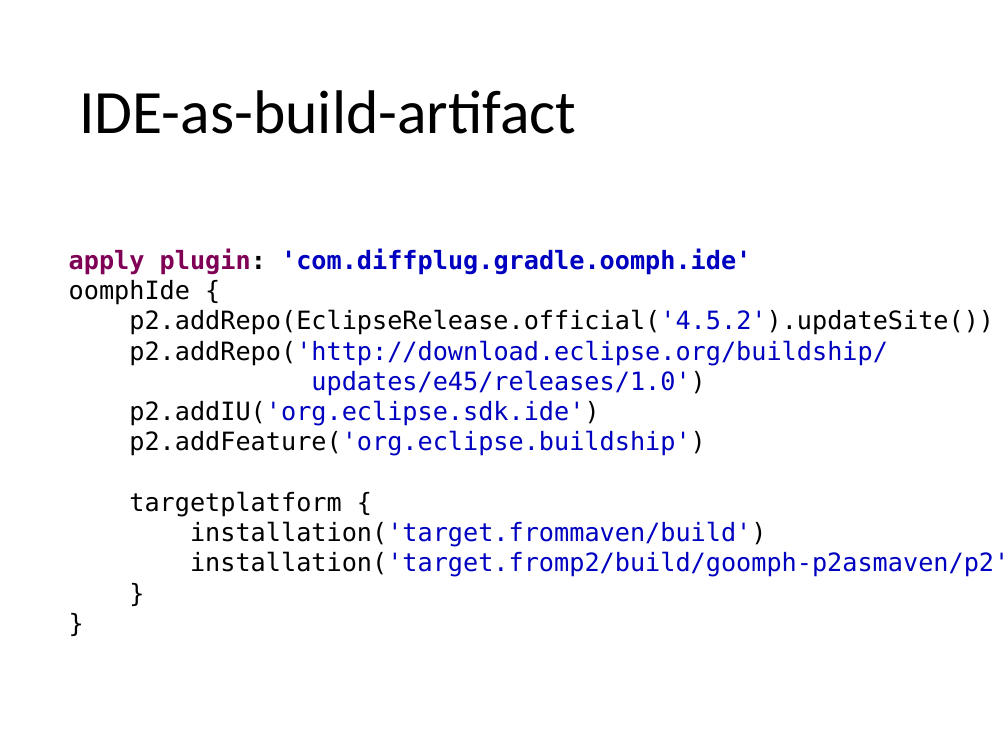
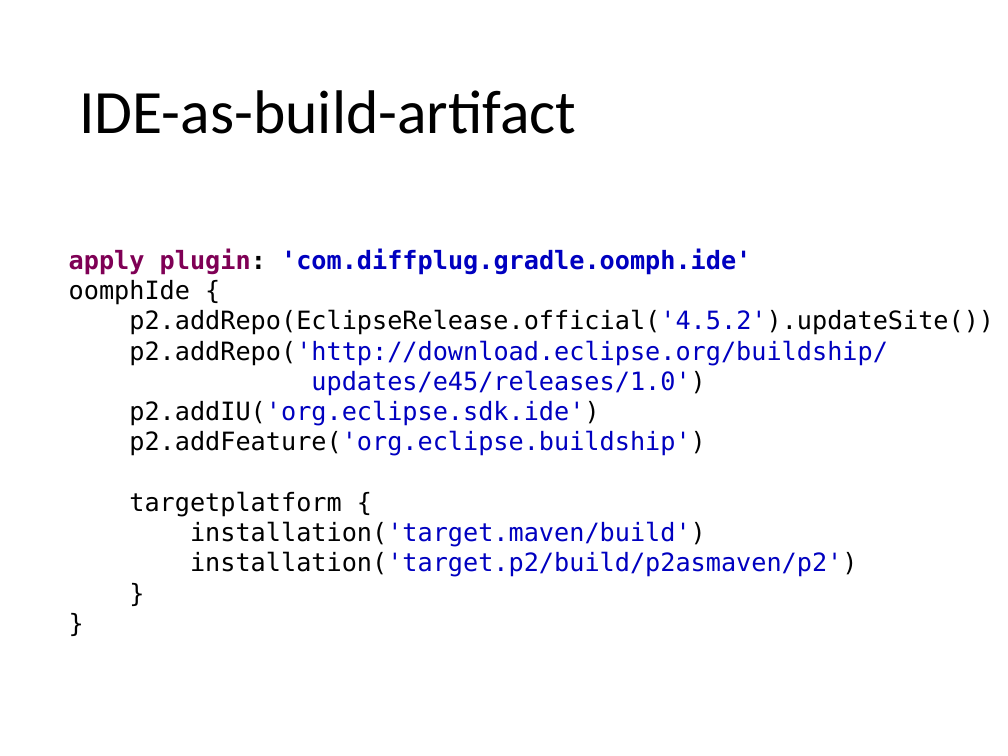
Before and after one commit to diffplug/gradle-and-eclipse-rcp, a slide deck: slide 16 of Gradle and Eclipse RCP.pptx. Drawn at 1008x756 pixels with LibreOffice and Linux fonts; fonts in the diff are those of the drawing. Boxes give left, top, right and bottom in pixels: in the first picture for what was removed or moved away, otherwise in the second. Text is boxed around its words. In the diff, an @@ line names an element or a change of style, - is before the commit and + after.

```diff
--- a/Gradle and Eclipse RCP.pptx
+++ b/Gradle and Eclipse RCP.pptx
@@ text at [190, 521, 858, 577]: text changed @@
-installation('target.frommaven/build')
-installation('target.fromp2/build/goomph-p2asmaven/p2')
+installation('target.maven/build')
+installation('target.p2/build/p2asmaven/p2')
```
Also in this commit, not shown: 1 other slide changed, 8 other files.
